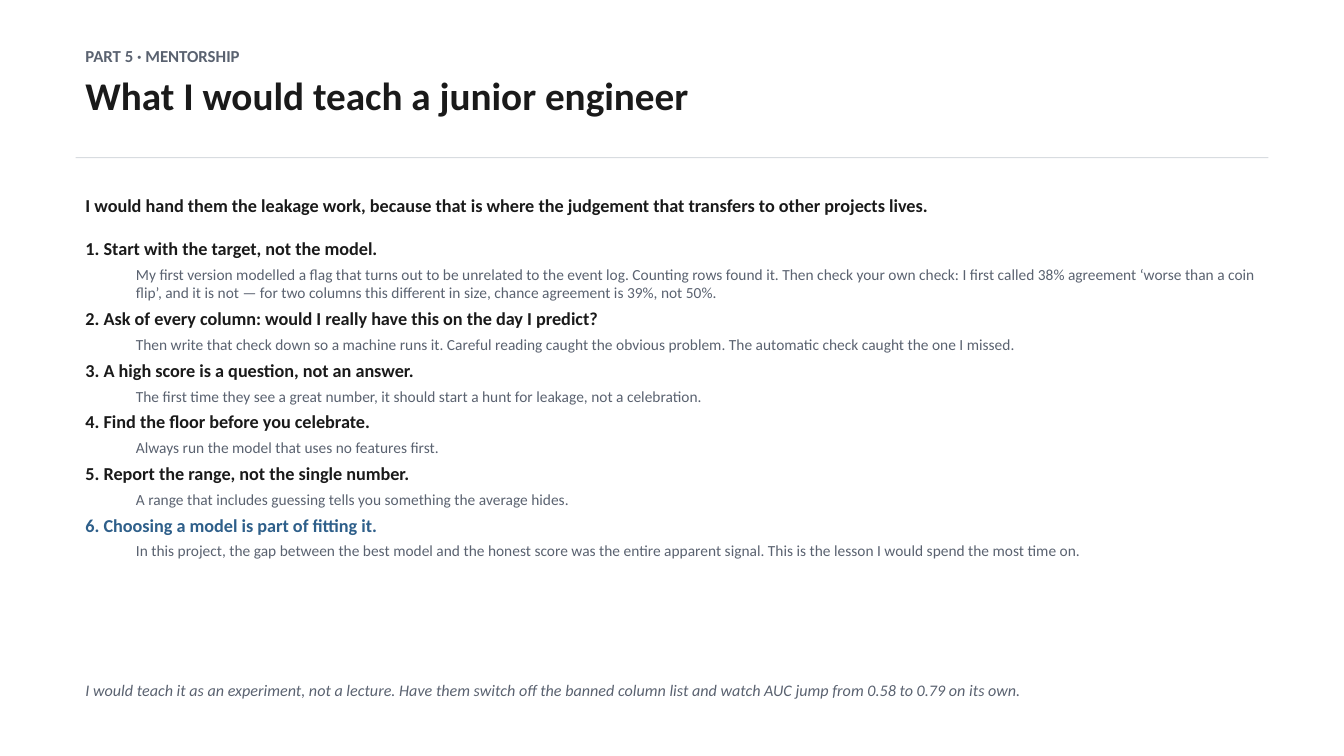
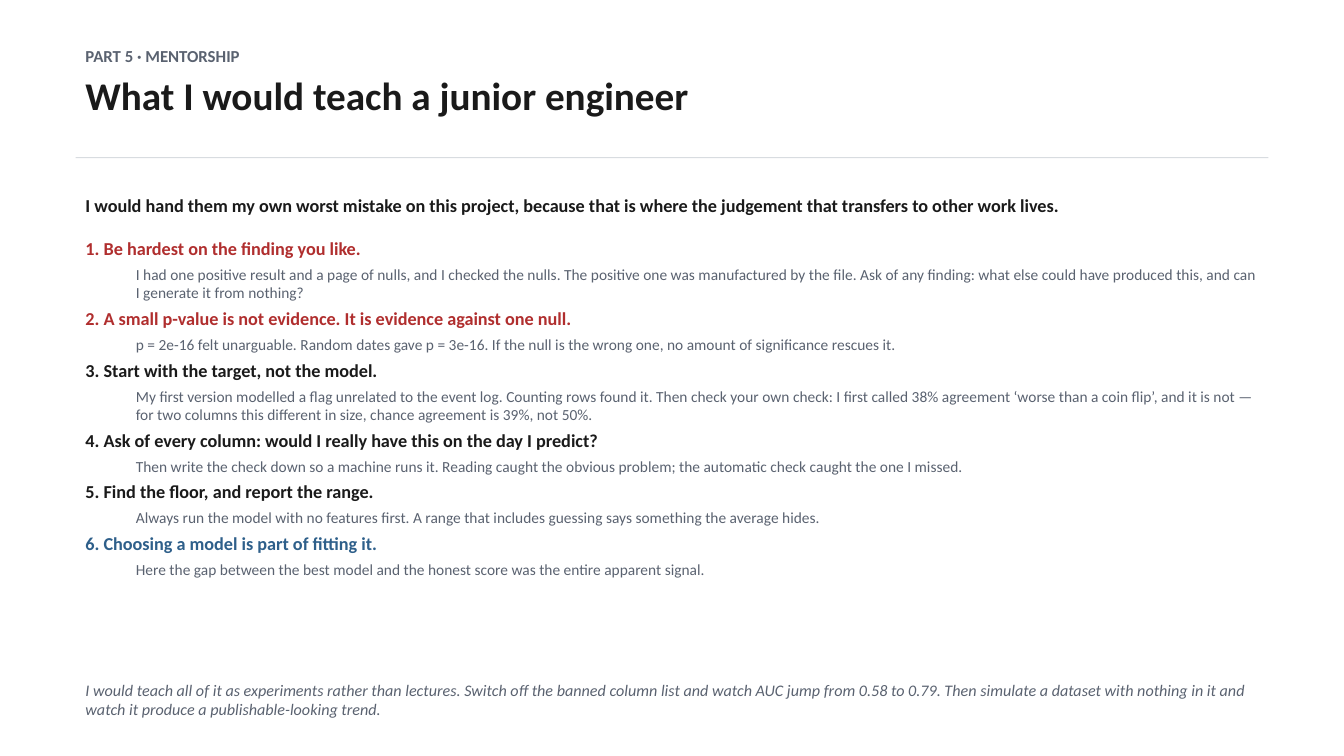
Before and after one commit to dmitriyratu/avepoint-churn-case-study, a slide deck: slide 14 of outputs/AvePoint_Case_Study.pptx. Drawn at 1344x756 pixels with LibreOffice and Linux fonts; fonts in the diff are those of the drawing. Boxes give left, top, right and bottom in pixels: in the first picture for what was removed or moved away, otherwise in the second. Text is boxed around its words. In the diff, an @@ line names an element or a change of style, - is before the commit and + after.

Commit message:
Update documentation and analysis regarding churn predictions and data integrity
- Revised `README.md` to clarify that the dataset cannot determine why customers leave, emphasizing that the observed churn patterns are artifacts of data generation rather than genuine trends.
- Enhanced `ASSUMPTIONS.md` to detail the implications of right-truncation on churn date analysis, reinforcing the need for accurate data interpretation.
- Updated `PRODUCT_QUESTIONS.md` to reflect the findings from notebooks 11-16, highlighting the limitations of the dataset in predicting churn and the withdrawal of previous recommendations based on flawed assumptions.
- Introduced `16_generator_audit.py` to audit the one positive finding, demonstrating that the churn hazard observed is a result of random date generation rather than a true business change.

These changes aim to improve the understanding of the dataset's limitations and ensure accurate communication of findings related to customer churn.

```diff
--- a/outputs/AvePoint_Case_Study.pptx
+++ b/outputs/AvePoint_Case_Study.pptx
@@ text at <box>85,199,1256,526</box>: text changed @@
-I would hand them the leakage work, because that is where the judgement that transfers to other projects lives.
-1. Start with the target, not the model.
-  My first version modelled a flag that turns out to be unrelated to the event log. Counting rows found it. Then check your own check: I first called 38% agreement ‘worse than a coin flip’, and it is not — for two columns this different in size, chance agreement is 39%, not 50%.
-2. Ask of every column: would I really have this on the day I predict?
-  Then write that check down so a machine runs it. Careful reading caught the obvious problem. The automatic check caught the one I missed.
-3. A high score is a question, not an answer.
-  The first time they see a great number, it should start a hunt for leakage, not a celebration.
-4. Find the floor before you celebrate.
-  Always run the model that uses no features first.
-5. Report the range, not the single number.
-  A range that includes guessing tells you something the average hides.
+I would hand them my own worst mistake on this project, because that is where the judgement that transfers to other work lives.
+1. Be hardest on the finding you like.
+  I had one positive result and a page of nulls, and I checked the nulls. The positive one was manufactured by the file. Ask of any finding: what else could have produced this, and can I generate it from nothing?
+2. A small p-value is not evidence. It is evidence against one null.
+  p = 2e-16 felt unarguable. Random dates gave p = 3e-16. If the null is the wrong one, no amount of significance rescues it.
+3. Start with the target, not the model.
+  My first version modelled a flag unrelated to the event log. Counting rows found it. Then check your own check: I first called 38% agreement ‘worse than a coin flip’, and it is not — for two columns this different in size, chance agreement is 39%, not 50%.
+4. Ask of every column: would I really have this on the day I predict?
+  Then write the check down so a machine runs it. Reading caught the obvious problem; the automatic check caught the one I missed.
+5. Find the floor, and report the range.
+  Always run the model with no features first. A range that includes guessing says something the average hides.
@@ text at <box>136,564,705,578</box>: text changed @@
-  In this project, the gap between the best model and the honest score was the entire apparent signal. This is the lesson I would spend the most time on.
+  Here the gap between the best model and the honest score was the entire apparent signal.
@@ text at <box>85,685,1245,718</box>: text changed @@
-I would teach it as an experiment, not a lecture. Have them switch off the banned column list and watch AUC jump from 0.58 to 0.79 on its own.
+I would teach all of it as experiments rather than lectures. Switch off the banned column list and watch AUC jump from 0.58 to 0.79. Then simulate a dataset with nothing in it and watch it produce a publishable-looking trend.
```
Also in this commit, not shown: 8 other slides changed, 27 other files.
